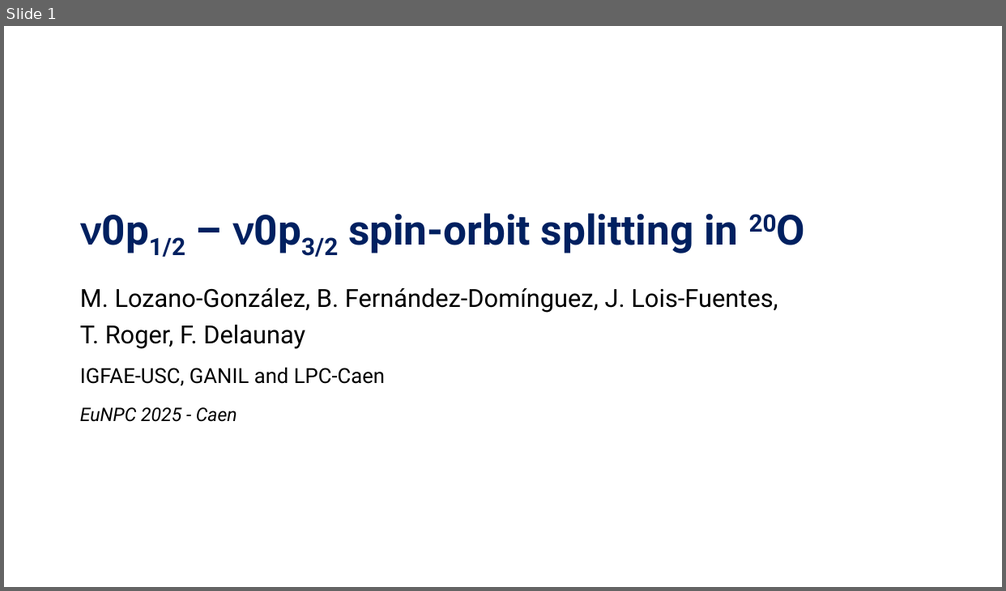
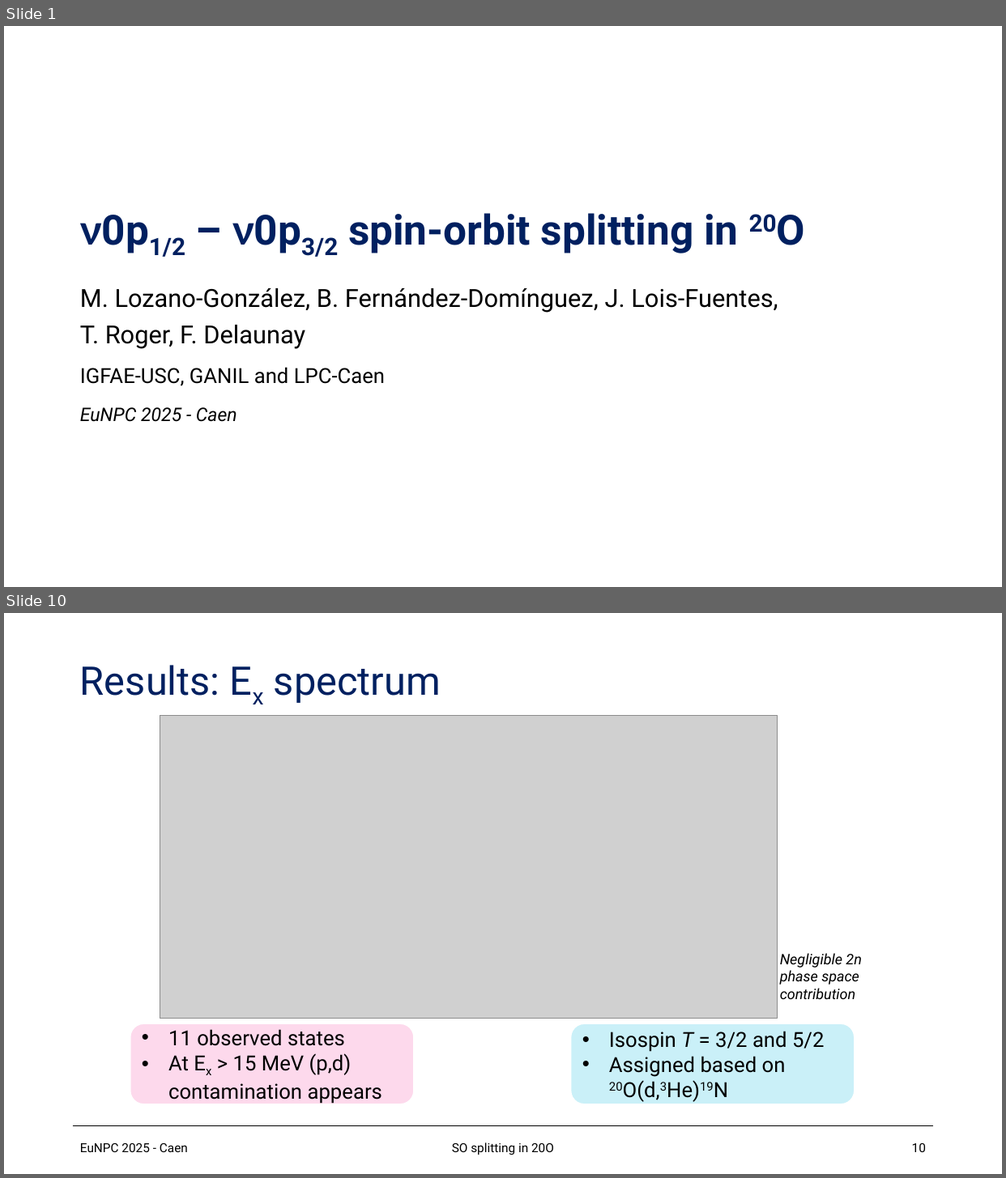
Before and after one commit to loopset/Docs, a slide deck: EuNPC/eunpc.pptx. Shown one above the other, each under a label of ours: slide 1 before the commit, slides 1 and 10 after it; the slides between them are not shown. The pictures are 1006x591 and 1006x1178 pixels, drawn with LibreOffice and Linux fonts; fonts in the diff are those of the drawing; grey boxes stand for pictures; background and template pictures are left out. Boxes give left, top, right and bottom in pixels: in the first picture for what was removed or moved away, otherwise in the second. Text is boxed around its words. In the diff, an @@ line names an element or a change of style, - is before the commit and + after.

```diff
--- a/EuNPC/eunpc.pptx
+++ b/EuNPC/eunpc.pptx
@@ slide 10 added at box(4, 613, 1002, 1174), background #FFFFFF @@
@@ title added at box(80, 665, 441, 703), 38 pt, text #002060 @@
+Results: Ex spectrum
@@ picture added at box(160, 716, 778, 1019) @@
@@ text added at box(780, 953, 861, 999), 14 pt, text #000000, italic @@
+Negligible 2n phase space contribution
@@ rounded rectangle added at box(130, 1024, 414, 1105), fill #FDD9EC, outline #FFFFFF 1 pt, 20 pt, text #000000 @@
+• 11 observed states
+• At Ex > 15 MeV (p,d) contamination appears
@@ rounded rectangle added at box(571, 1024, 854, 1105), fill #CAF0F8, outline #FFFFFF 1 pt, 20 pt, text #000000 @@
+• Isospin T = 3/2 and 5/2
+• Assigned based on 20O(d,3He)19N
@@ line added from (73, 1127) to (934, 1127), #000000 1 pt @@
@@ text added at box(80, 1144, 188, 1152), 12 pt, text #000000 @@
+EuNPC 2025 - Caen
@@ text added at box(452, 1143, 554, 1156), 12 pt, text #000000 @@
+SO splitting in 20O
@@ page number added at box(912, 1144, 926, 1152), 12 pt, text #000000 @@
+10
```
Also in this commit, not shown: 1 slide changed, 11 other slides added, 24 other files.
